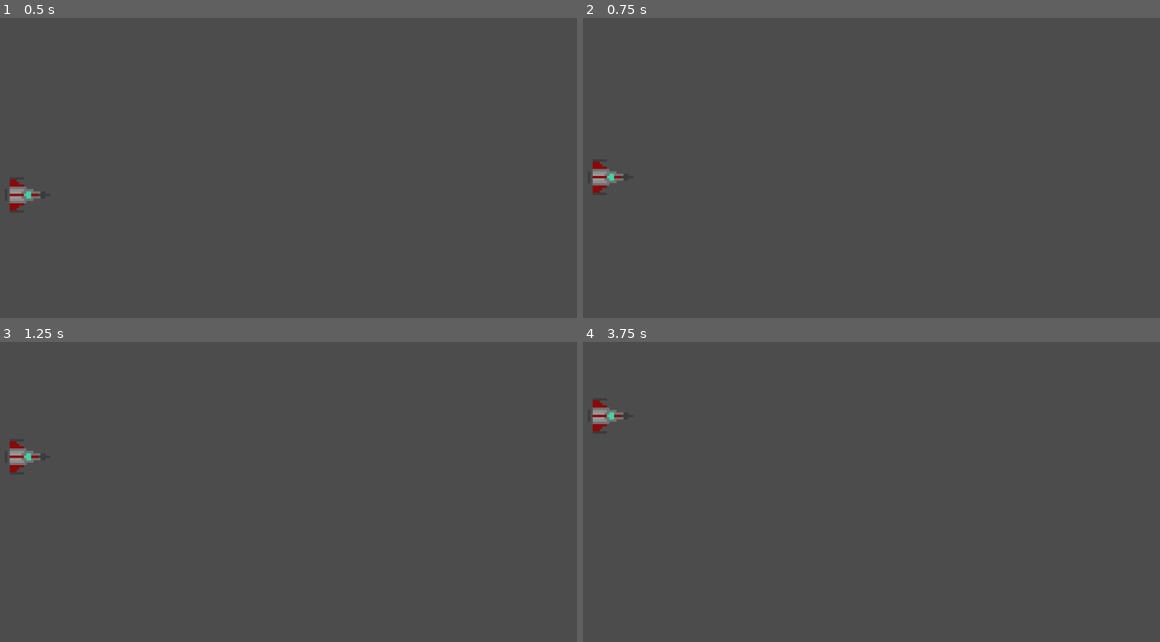
Above: before the commit, frames 1-4 (two rows, left to right).
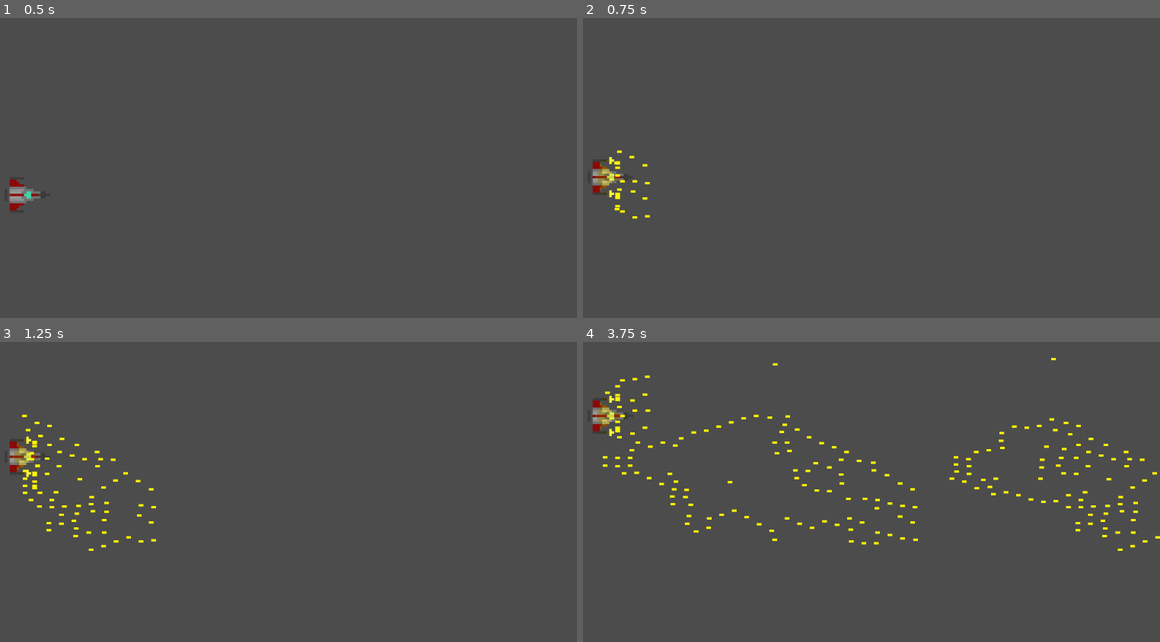
Above: after the commit, the same moments.

Repository: DavidLG092/Random-Game-Repository
Game: Godot game, scene res://Scenes/Main.tscn
The game is run twice, just before and just after one commit, with the same random seed, the same clock (stepped at 60 frames per second) and the same inputs.
Inputs:
- Up to frame 1 (0.5 s): no input
- Up to frame 2 (0.75 s): tap Enter at 0.5 s; hold Up (move_up) from 0.53 s (still down); hold Space (shoot) from 0.53 s (still down)
- Up to frame 3 (1.25 s): keep holding Up (move_up); keep holding Space (shoot)
- Up to frame 4 (3.75 s): release Up (move_up) at 1.28 s; release Space (shoot) at 1.28 s; hold Down (move_down) 1.28-2.03 s; tap Space (shoot) at 1.35, 2.85 s; hold Space (shoot) 2.03-2.78 s; hold Up (move_up) 2.03-3.53 s; hold Down (move_down) from 3.53 s (still down); hold Space (shoot) from 3.53 s (still down)

Frame 1 is identical in both runs. In frame 2, 0.4% of the frame differs, in the area x 2-12%, y 44-67%; in frame 3, 0.8%; in frame 4, 1.9%, in the area x 2-100%, y 5-70%.
Error before the commit: Invalid set index 'speed_scale' (on base: 'AnimatedSprite') with value of type 'Nil'. (res://Scripts/Main.gd:38)

Commit message:
Updated Game Project
Blast scene was remade as a Kinematic Body. Main scene code was updated.
For some reason, the timer doesn't work as expected :/

Diff:
--- a/Random_Game/Scenes/Blast.tscn
+++ b/Random_Game/Scenes/Blast.tscn
@@ -5,7 +5,7 @@
 
 [sub_resource type="RectangleShape2D" id=1]
 
-[node name="Blast" type="Area2D"]
+[node name="Blast" type="KinematicBody2D"]
 script = ExtResource( 2 )
 
 [node name="Sprite" type="Sprite" parent="."]
@@ -14,5 +14,3 @@
 [node name="CollisionShape2D" type="CollisionShape2D" parent="."]
 scale = Vector2( 0.2, 0.15 )
 shape = SubResource( 1 )
-
-[connection signal="area_shape_entered" from="." to="." method="_on_Area2D_area_shape_entered"]
--- a/Random_Game/Scenes/Main.tscn
+++ b/Random_Game/Scenes/Main.tscn
@@ -10,3 +10,8 @@
 scale = Vector2( 4, 4 )
 
 [node name="Player_Position2D" type="Position2D" parent="."]
+
+[node name="Blast_Timer" type="Timer" parent="."]
+wait_time = 0.01
+
+[connection signal="timeout" from="Blast_Timer" to="." method="_on_Blast_Timer_timeout"]
--- a/Random_Game/Scripts/Blast.gd
+++ b/Random_Game/Scripts/Blast.gd
@@ -1,22 +1,27 @@
-extends Area2D
+extends KinematicBody2D
 
 
 # Declare member variables here. Examples:
 # var a = 2
 # var b = "text"
 
+var speed
 
 # Called when the node enters the scene tree for the first time.
 func _ready():
 	pass # Replace with function body.
 
+
 # Called every frame. 'delta' is the elapsed time since the previous frame.
 #func _process(delta):
 #	pass
+
+func _physics_process(delta):
+	move_and_slide(Vector2(speed, 0))
 
 func start():
 	show()
 	$CollisionShape2D.disabled = false
 
-func _on_Area2D_area_shape_entered(area_rid, area, area_shape_index, local_shape_index):
-	hide()
+func set_speed(val):
+	speed = val
--- a/Random_Game/Scripts/Main.gd
+++ b/Random_Game/Scripts/Main.gd
@@ -6,18 +6,34 @@
 # var b = "text"
 
 # Blast variables
-var l_blast = preload("res://Scenes/Blast.tscn").instance()
-var r_blast = preload("res://Scenes/Blast.tscn").instance()
 
 var strength
-var blast_speed
-var blasts
-var cooldown_time
+var blast_time
+var blasts_fired
+var threshold
 
 # Called when the node enters the scene tree for the first time.
 func _ready():
 	$Player_Position2D.position = Vector2(100, 300)
 	$Player.start($Player_Position2D.position)
+
+	strength = 10
+	blast_time = 300
+	blasts_fired = 0
+	threshold = 50
+
+# Called every frame. 'delta' is the elapsed time since the previous frame.
+func _process(delta):
+	if Input.is_action_pressed("shoot"):
+		$Blast_Timer.start()
+	elif Input.is_action_just_released("shoot"):
+		$Blast_Timer.stop()
+		$Player/AnimatedSprite.stop()
+		$Player/AnimatedSprite.frame = 0
+
+func _on_Blast_Timer_timeout():
+	var l_blast = preload("res://Scenes/Blast.tscn").instance()
+	var r_blast = preload("res://Scenes/Blast.tscn").instance()
 
 	l_blast.start()
 	l_blast.scale = Vector2(4, 4)
@@ -25,21 +41,17 @@
 	r_blast.start()
 	r_blast.scale = Vector2(4, 4)
 
-# Called every frame. 'delta' is the elapsed time since the previous frame.
-func _process(delta):
-	if Input.is_action_pressed("shoot"):
-		shoot()
-	elif Input.is_action_just_released("shoot"):
-		$Player/AnimatedSprite.stop()
-		$Player/AnimatedSprite.frame = 0
-
-func shoot():
 	$Player/AnimatedSprite.animation = "shooting"
-	$Player/AnimatedSprite.speed_scale = blast_speed
+	$Player/AnimatedSprite.speed_scale = blast_time/100
 	$Player/AnimatedSprite.play()
 
-	l_blast.position = Vector2($Player.position.x, $Player.position.y - 25)
-	r_blast.position = Vector2($Player.position.x, $Player.position.y + 25)
+	l_blast.position = Vector2($Player.position.x + 12, $Player.position.y - 28)
+	r_blast.position = Vector2($Player.position.x + 12, $Player.position.y + 28)
+
+	l_blast.set_speed(blast_time)
+	r_blast.set_speed(blast_time)
 
 	add_child(l_blast)
 	add_child(r_blast)
+
+	blasts_fired += 1
